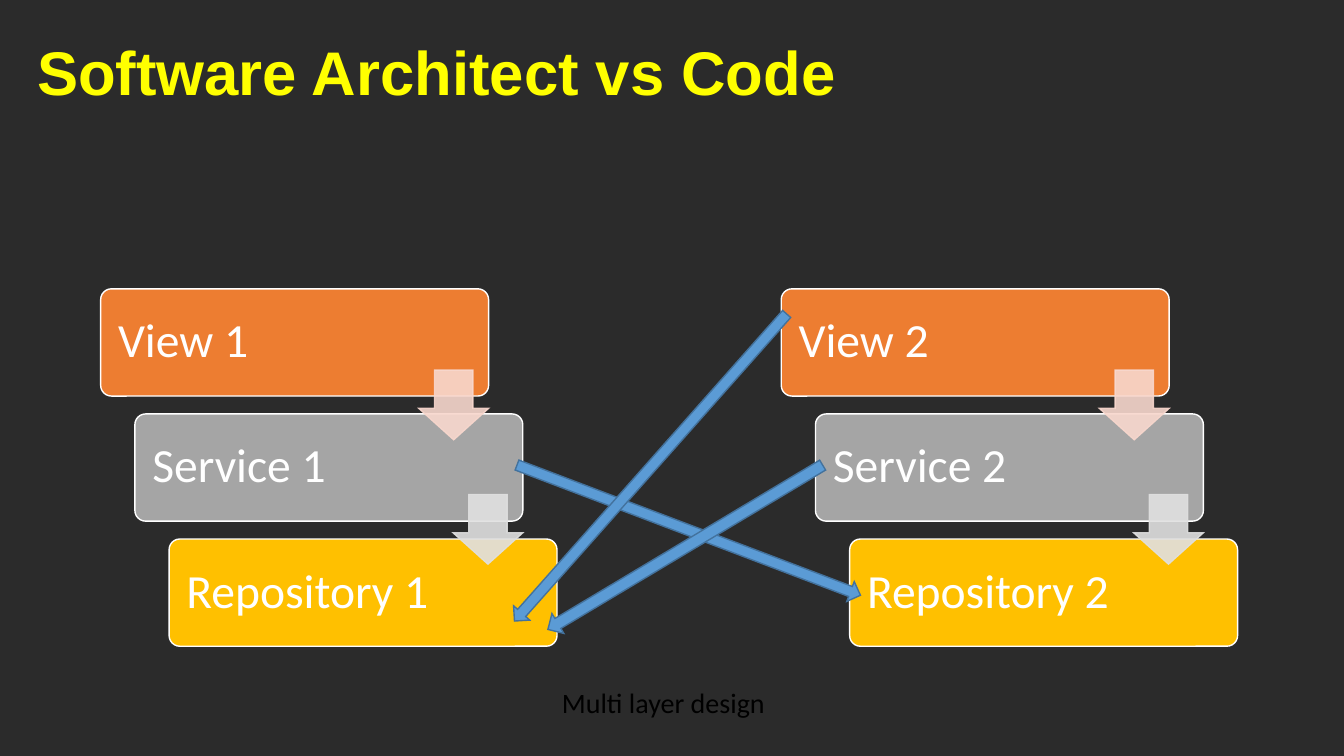
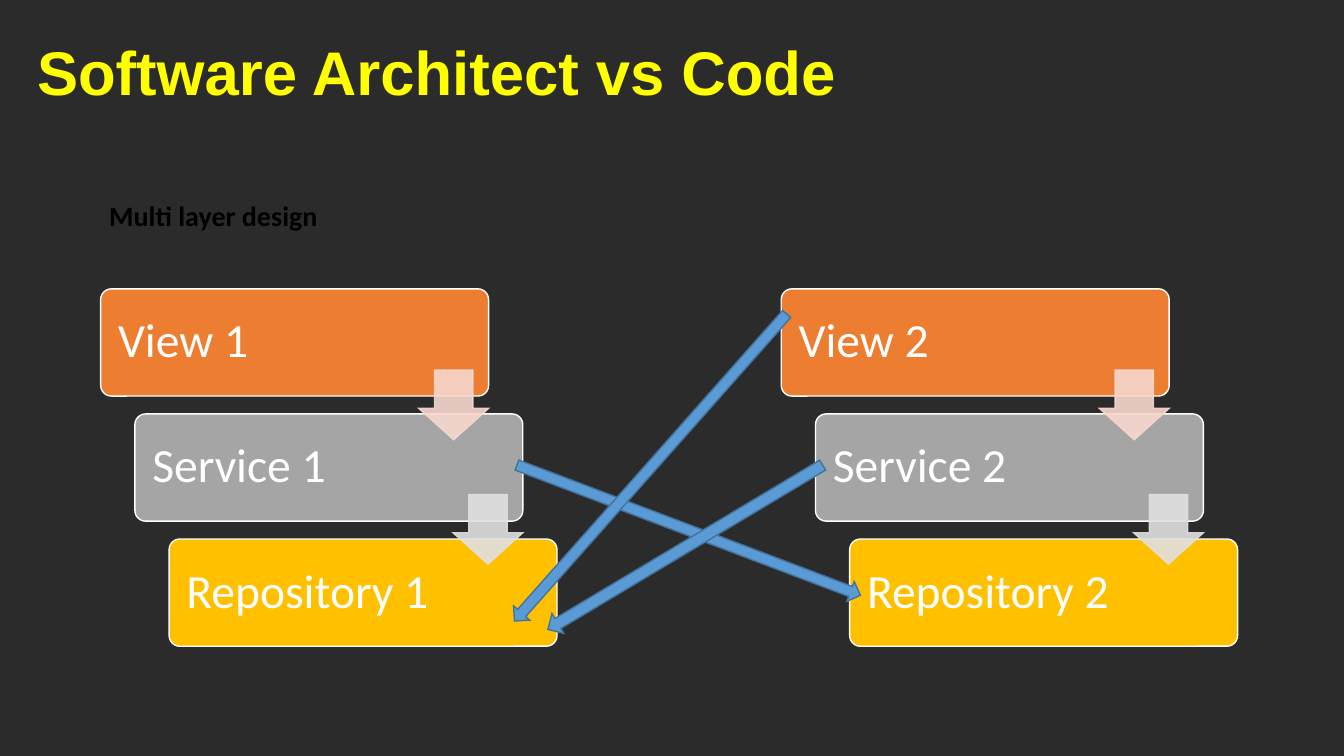
Before and after one commit to cfclick/CFSummit2016, a slide deck: slide 16 of powerpoint/architect/Crafting CF App Like An Architect.pptx (slide 17 before the commit). Drawn at 1344x756 pixels with LibreOffice and Linux fonts; fonts in the diff are those of the drawing; background and template pictures are left out; a plain dark background stands for a picture behind light text. Boxes give left, top, right and bottom in pixels: in the first picture for what was removed or moved away, otherwise in the second. Text is boxed around its words. In the diff, an @@ line names an element or a change of style, - is before the commit and + after.

```diff
--- a/powerpoint/architect/Crafting CF App Like An Architect.pptx
+++ b/powerpoint/architect/Crafting CF App Like An Architect.pptx
@@ text "Multi layer design": place and size @@
-text "Multi layer design" at bbox=[562, 694, 765, 717]
+text "Multi layer design" at bbox=[109, 207, 318, 230]
@@ text "Multi layer design" at bbox=[109, 207, 318, 230]: bold on @@
```
Also in this commit, not shown: 1 slide removed, 2 other files.
